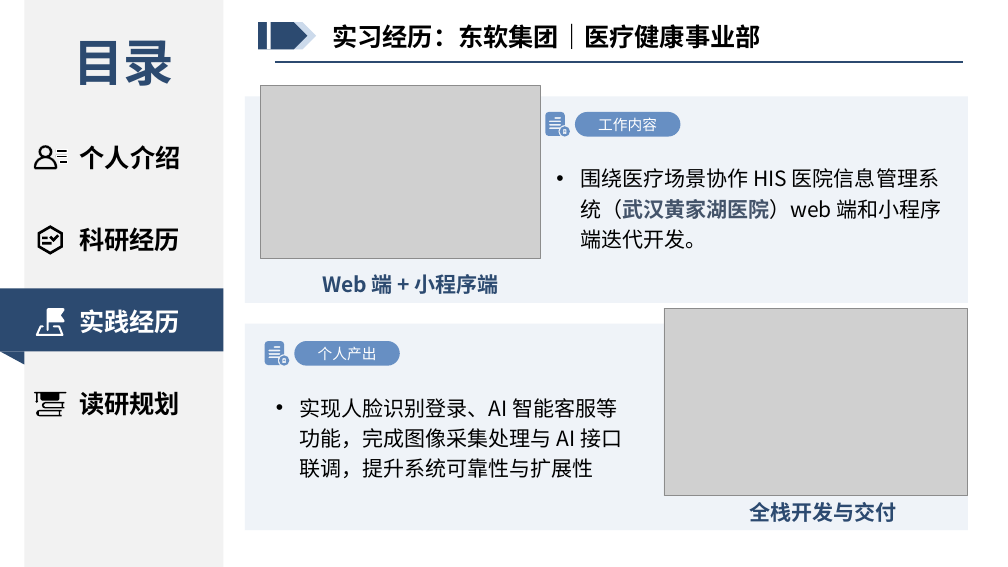
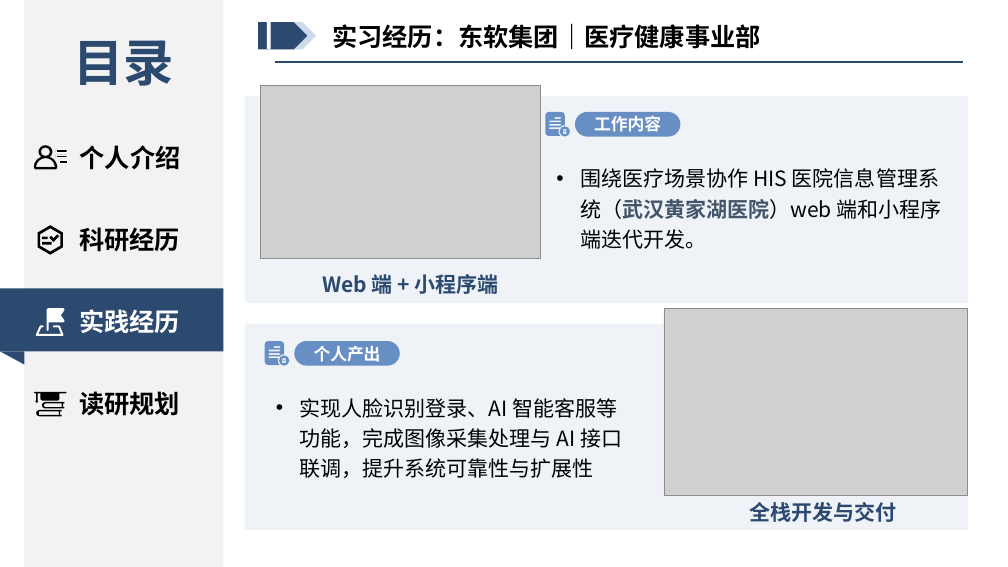
Before and after one commit to xiaofei777/exemption, a slide deck: slide 11 of 面试PPT/历史版本/推免ppt.pptx. Drawn at 1008x567 pixels with LibreOffice and Linux fonts; fonts in the diff are those of the drawing; grey boxes stand for pictures. Boxes give left, top, right and bottom in pixels: in the first picture for what was removed or moved away, otherwise in the second. Text is boxed around its words. In the diff, an @@ line names an element or a change of style, - is before the commit and + after.

```diff
--- a/面试PPT/历史版本/推免ppt.pptx
+++ b/面试PPT/历史版本/推免ppt.pptx
@@ rounded rectangle "工作内容" at [575, 112, 681, 137]: size 14 to 16 pt, bold on @@
@@ rounded rectangle "个人产出" at [294, 341, 400, 366]: size 14 to 16 pt, bold on @@
```
Also in this commit, not shown: 6 other slides changed, 22 other files.
